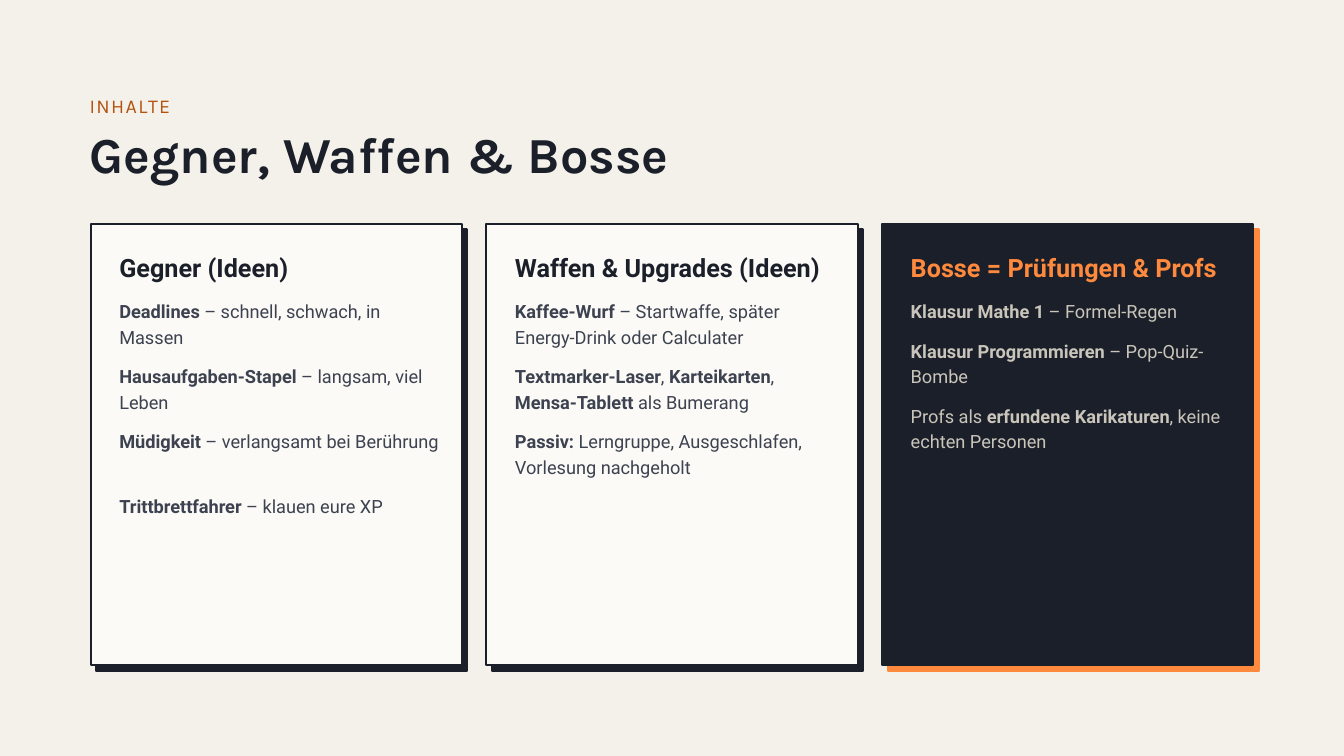
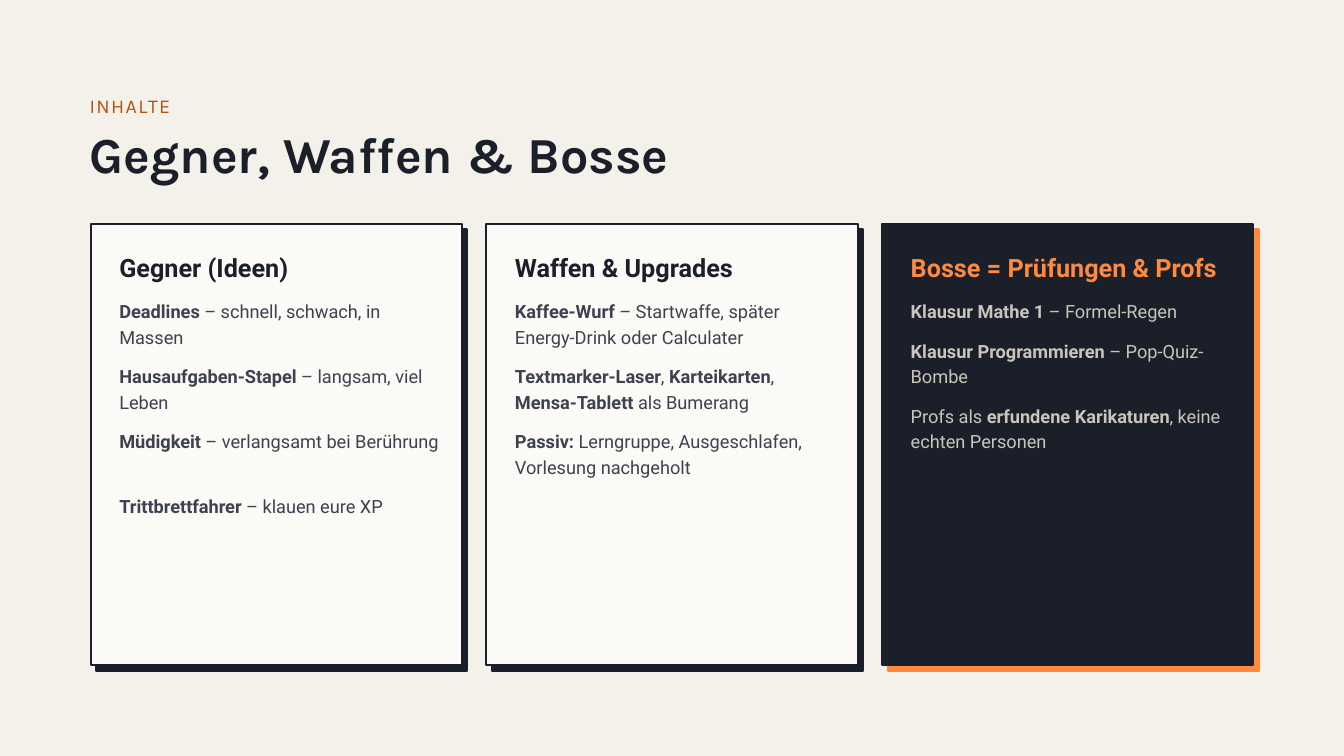
Before and after one commit to Philipp-Koehn/Survive-the-Semester, a slide deck: slide 5 of docs/Survive the Semester – Zwischenpräsentation.pptx. Drawn at 1344x756 pixels with LibreOffice and Linux fonts; fonts in the diff are those of the drawing. Boxes give left, top, right and bottom in pixels: in the first picture for what was removed or moved away, otherwise in the second. Text is boxed around its words. In the diff, an @@ line names an element or a change of style, - is before the commit and + after.

Commit message:
Basis-Gegner mit Verfolgungs-KI und Test-Spieler

```diff
--- a/docs/Survive the Semester – Zwischenpräsentation.pptx
+++ b/docs/Survive the Semester – Zwischenpräsentation.pptx
@@ text at box(515, 258, 733, 283): text changed @@
-Waffen & Upgrades (Ideen)
+Waffen & Upgrades
```
Also in this commit, not shown: 1 other slide changed, 9 other files.
